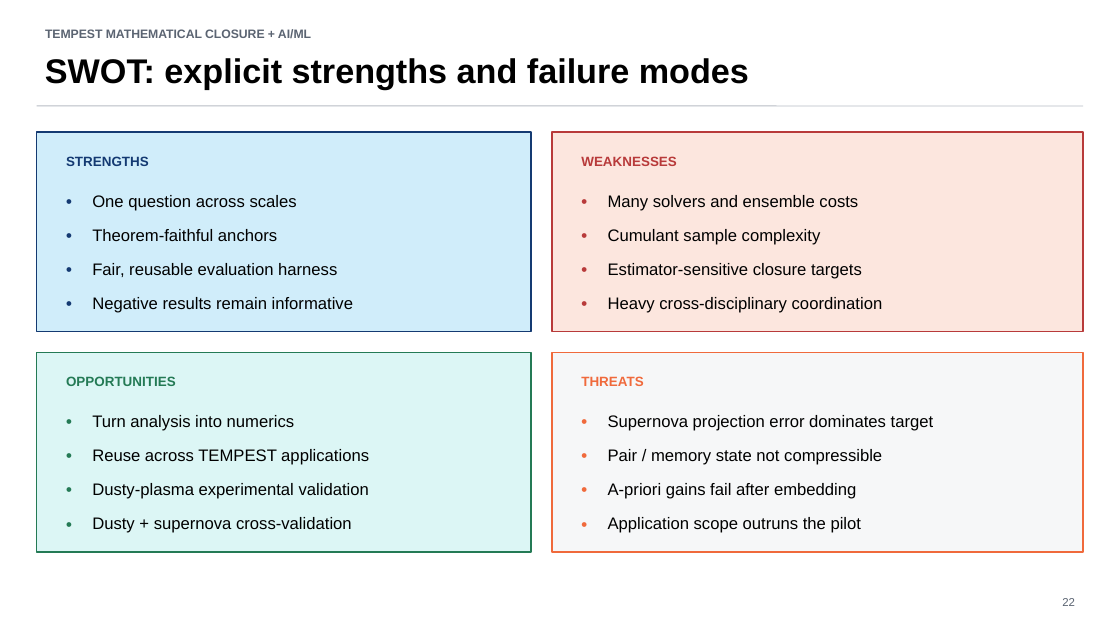
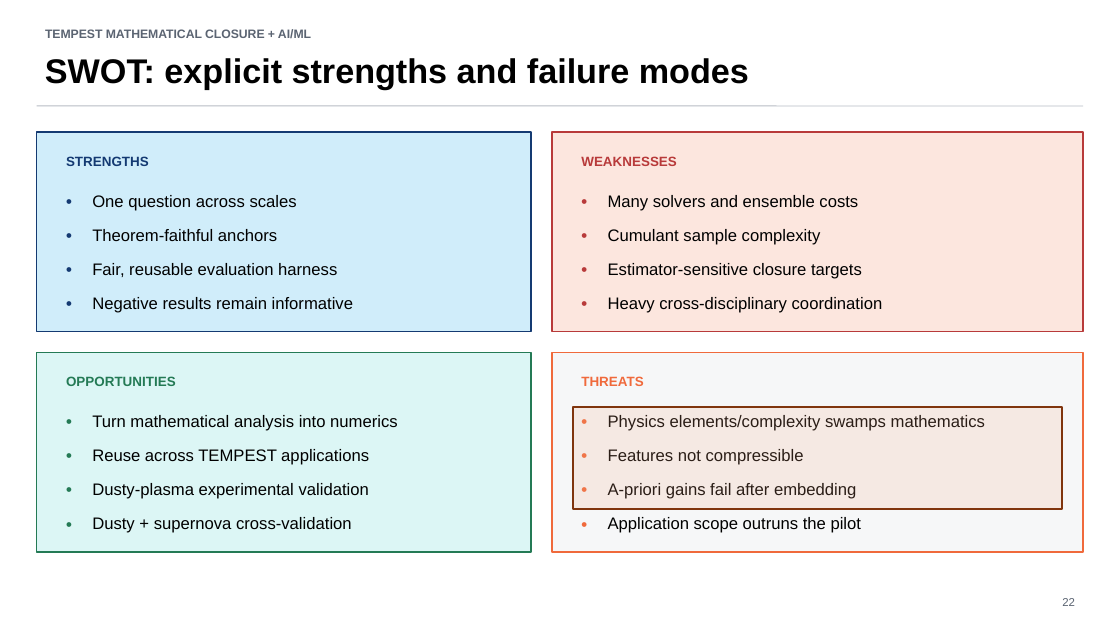
Before and after one commit to annacgilbert/TEMPEST-model-bake-off, a slide deck: slide 20 of docs/presentations/TEMPEST_closure_models_full_talk.pptx (slide 22 before the commit). Drawn at 1120x630 pixels with LibreOffice and Linux fonts; fonts in the diff are those of the drawing. Boxes give left, top, right and bottom in pixels: in the first picture for what was removed or moved away, otherwise in the second. Text is boxed around its words. In the diff, an @@ line names an element or a change of style, - is before the commit and + after.

```diff
--- a/docs/presentations/TEMPEST_closure_models_full_talk.pptx
+++ b/docs/presentations/TEMPEST_closure_models_full_talk.pptx
@@ text at <box>92,415,398,431</box>: text changed @@
-Turn analysis into numerics
+Turn mathematical analysis into numerics
@@ rectangle added at <box>573,407,1062,509</box>, fill #F2AA84 at 18% opacity, outline #80350E 1.5 pt @@
@@ text at <box>608,415,985,431</box>: text changed @@
-Supernova projection error dominates target
+Physics elements/complexity swamps mathematics
@@ text at <box>608,449,804,465</box>: text changed @@
-Pair / memory state not compressible
+Features not compressible
```
Also in this commit, not shown: 18 other slides changed, 1 slide added, 3 slides removed, 6 other files.
